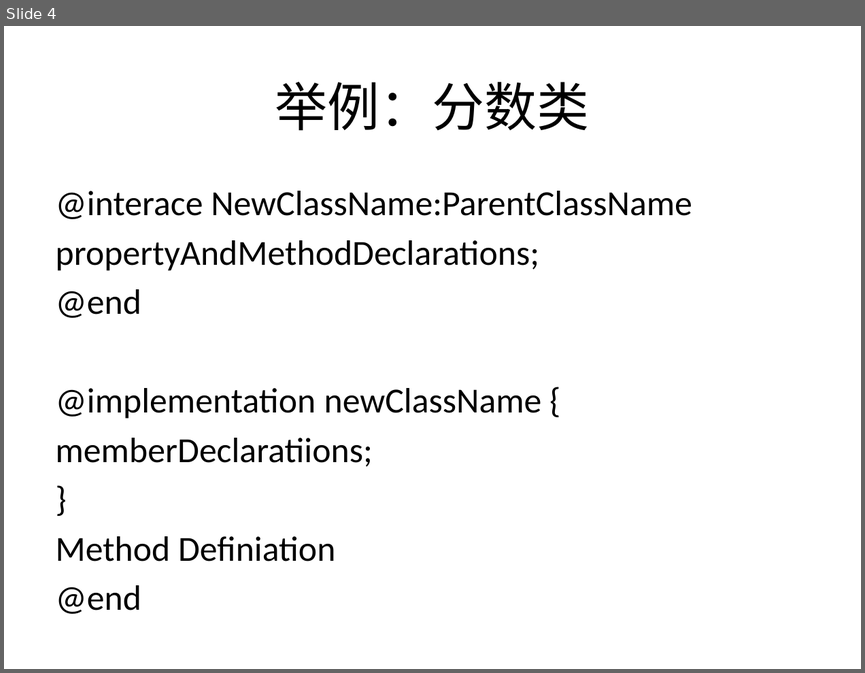
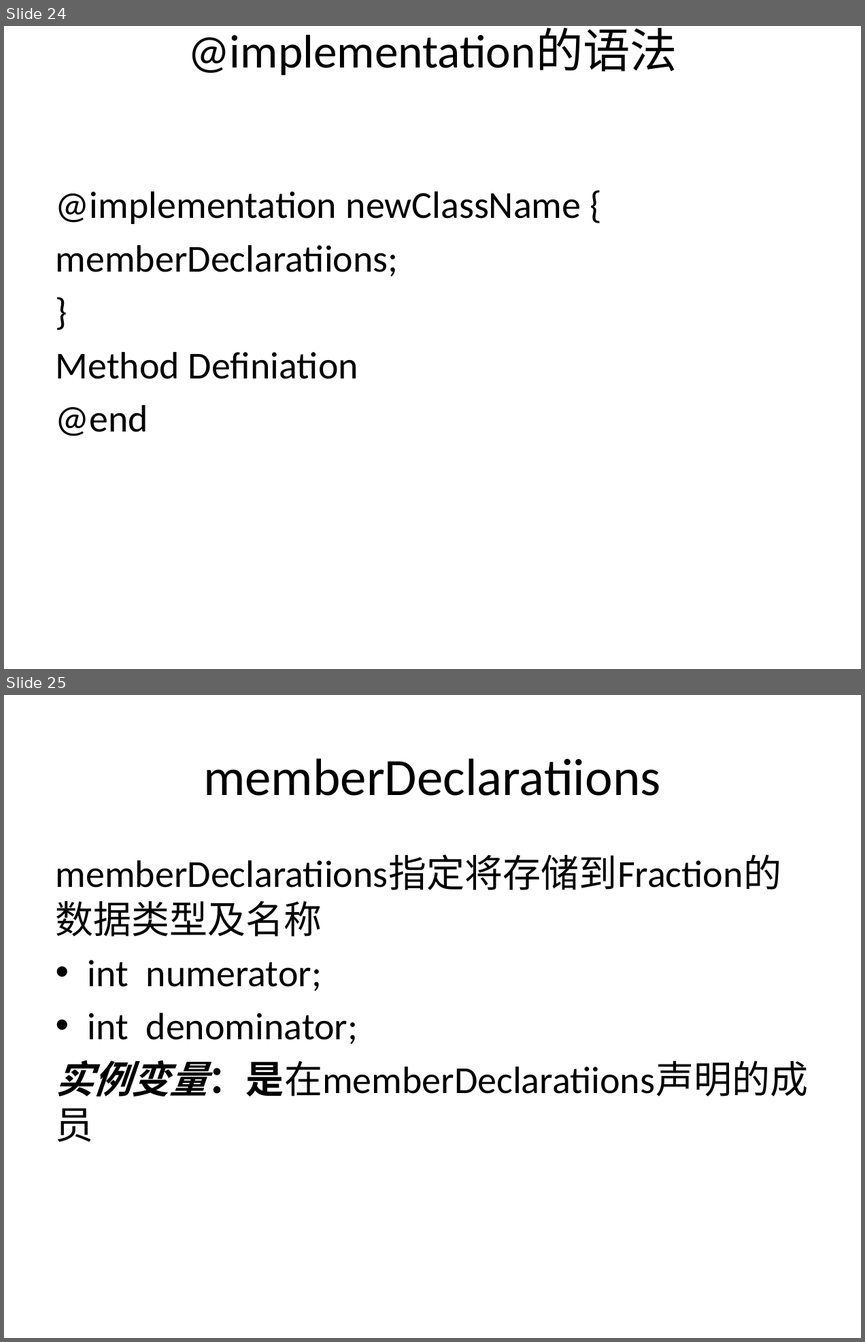
Before and after one commit to Jaykong/Programming_In_OC, a slide deck: CoursePPT/chap3_class_object_method.pptx. Shown one above the other, each under a label of ours: slide 4 before the commit, slides 24 and 25 after it. The pictures are 865x673 and 865x1342 pixels, drawn with LibreOffice and Linux fonts; fonts in the diff are those of the drawing. Boxes give left, top, right and bottom in pixels: in the first picture for what was removed or moved away, otherwise in the second. Text is boxed around its words. In the diff, an @@ line names an element or a change of style, - is before the commit and + after.

```diff
--- a/CoursePPT/chap3_class_object_method.pptx
+++ b/CoursePPT/chap3_class_object_method.pptx
@@ slide 25 added at [4,695,861,1338], background #FFFFFF @@
@@ title added at [203,758,660,796], 44 pt, text #000000 @@
+memberDeclaratiions
@@ text added at [56,960,808,1096], 32 pt, text #000000 @@
+memberDeclaratiions指定将存储到Fraction的数据类型及名称
+• int numerator;
+• int denominator;
+实例变量：是在memberDeclaratiions声明的成员
@@ what was slide 4 is now slide 24 @@
@@ slide 24 changed as well @@
@@ title at [188,28,677,76]: text changed; size 44 to 39.6 pt @@
-举例：分数类
+@implementation的语法
@@ text "@implementation newClassName {" at [56,191,581,436]: size 29.6 to 32 pt @@
@@ text at [56,191,692,318]: paragraphs removed @@
-@interace NewClassName:ParentClassName
-propertyAndMethodDeclarations;
-@end
```
Also in this commit, not shown: 6 other slides changed, 29 other slides added, 2 slides removed, 1 other file.
